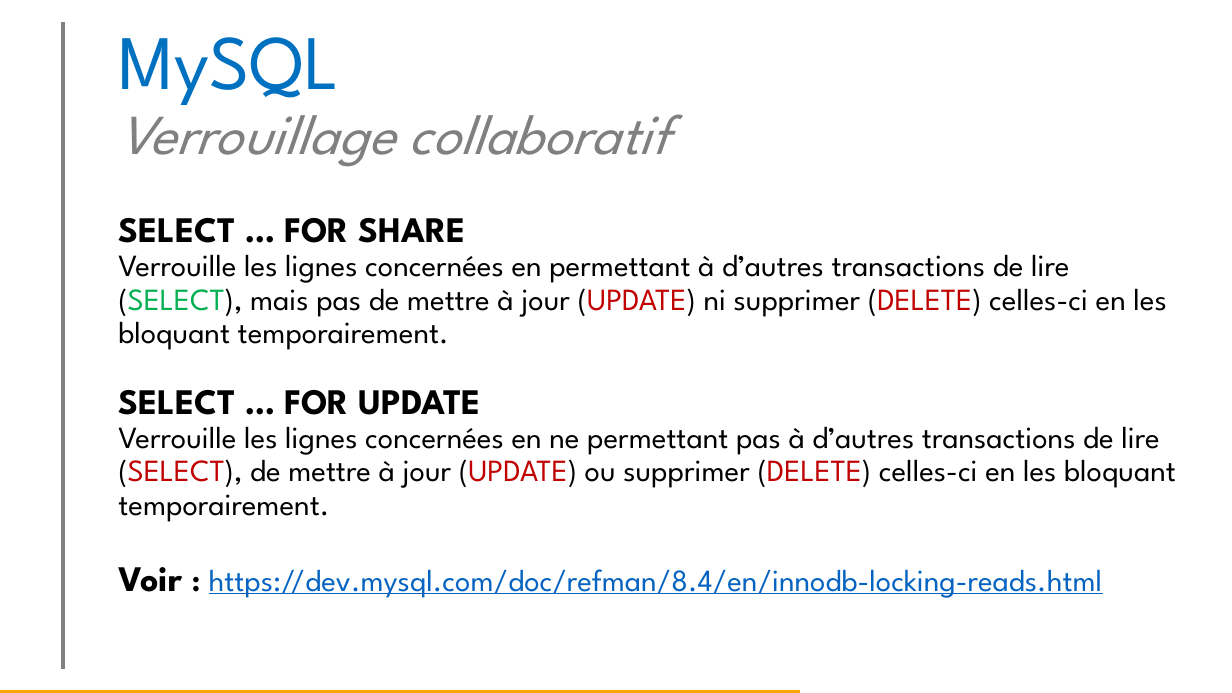
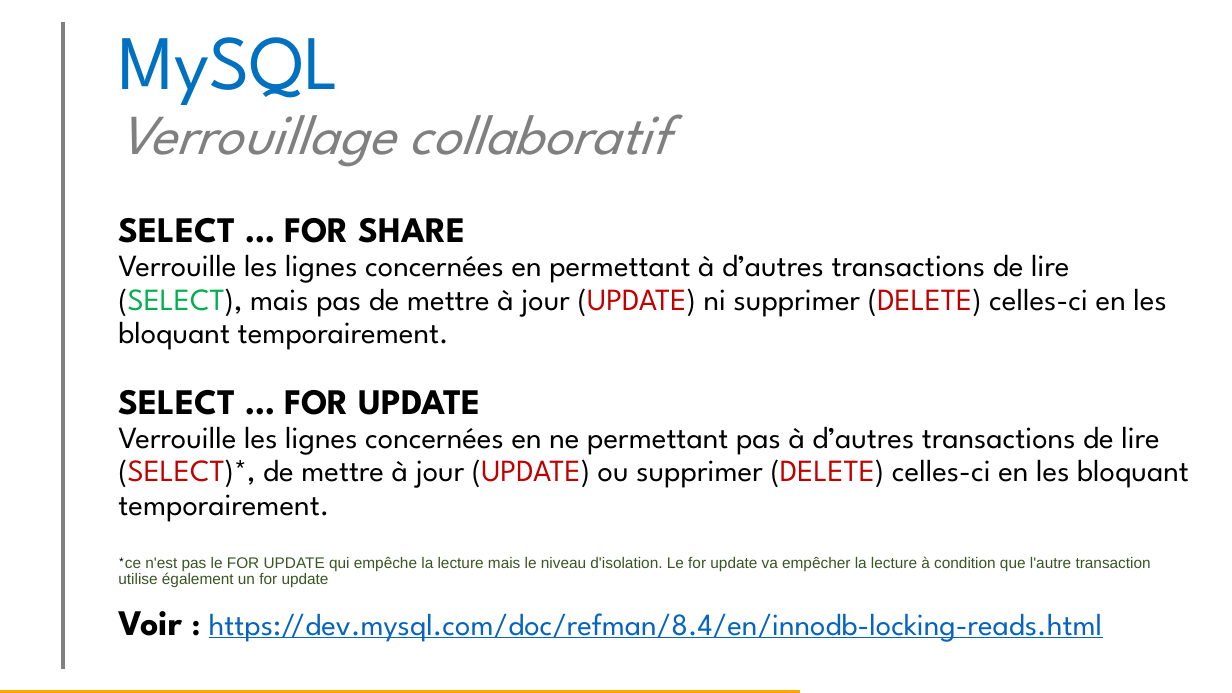
Before and after one commit to emf-info-223/223_01_TH_01_ConcurrenceMultiUtilisateurs, a slide deck: slide 24 of presentation/223-Introduction-au-verrouillage.pptm. Drawn at 1232x693 pixels with LibreOffice and Linux fonts; fonts in the diff are those of the drawing; background and template pictures are left out. Boxes give left, top, right and bottom in pixels: in the first picture for what was removed or moved away, otherwise in the second. Text is boxed around its words. In the diff, an @@ line names an element or a change of style, - is before the commit and + after.

```diff
--- a/presentation/223-Introduction-au-verrouillage.pptm
+++ b/presentation/223-Introduction-au-verrouillage.pptm
@@ title at (118,37,1189,642): text changed @@
-MySQL
-Verrouillage collaboratif
-SELECT … FOR SHARE
-Verrouille les lignes concernées en permettant à d’autres transactions de lire (SELECT), mais pas de mettre à jour (UPDATE) ni supprimer (DELETE) celles-ci en les bloquant temporairement.
-SELECT … FOR UPDATE
-Verrouille les lignes concernées en ne permettant pas à d’autres transactions de lire (SELECT), de mettre à jour (UPDATE) ou supprimer (DELETE) celles-ci en les bloquant temporairement.
-Voir : https://dev.mysql.com/doc/refman/8.4/en/innodb-locking-reads.html
+MySQL
+Verrouillage collaboratif
+SELECT … FOR SHARE
+Verrouille les lignes concernées en permettant à d’autres transactions de lire (SELECT), mais pas de mettre à jour (UPDATE) ni supprimer (DELETE) celles-ci en les bloquant temporairement.
+SELECT … FOR UPDATE
+Verrouille les lignes concernées en ne permettant pas à d’autres transactions de lire (SELECT)*, de mettre à jour (UPDATE) ou supprimer (DELETE) celles-ci en les bloquant temporairement.
+*ce n'est pas le FOR UPDATE qui empêche la lecture mais le niveau d'isolation. Le for update va empêcher la lecture à condition que l'autre transaction utilise également un for update
+Voir : https://dev.mysql.com/doc/refman/8.4/en/innodb-locking-reads.html
```
Also in this commit, not shown: 1 other slide changed, 2 other files.
